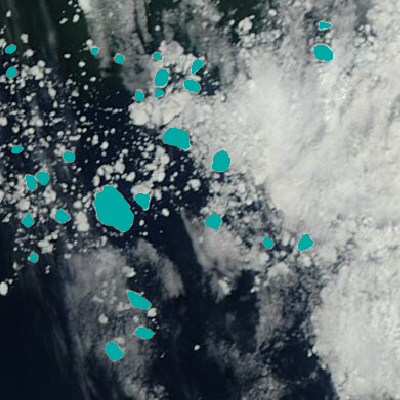
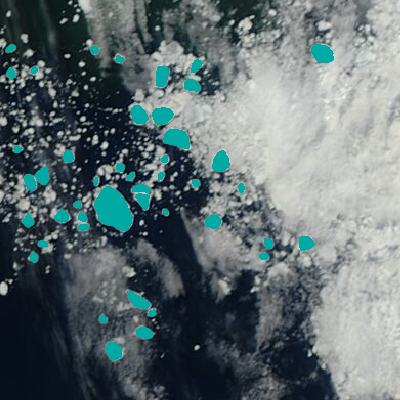
Layered file, before and after one edit (w=400, h=400). Changes by layer:
painted on "ice floes" (2nd of 2) over [5, 22, 334, 361]
